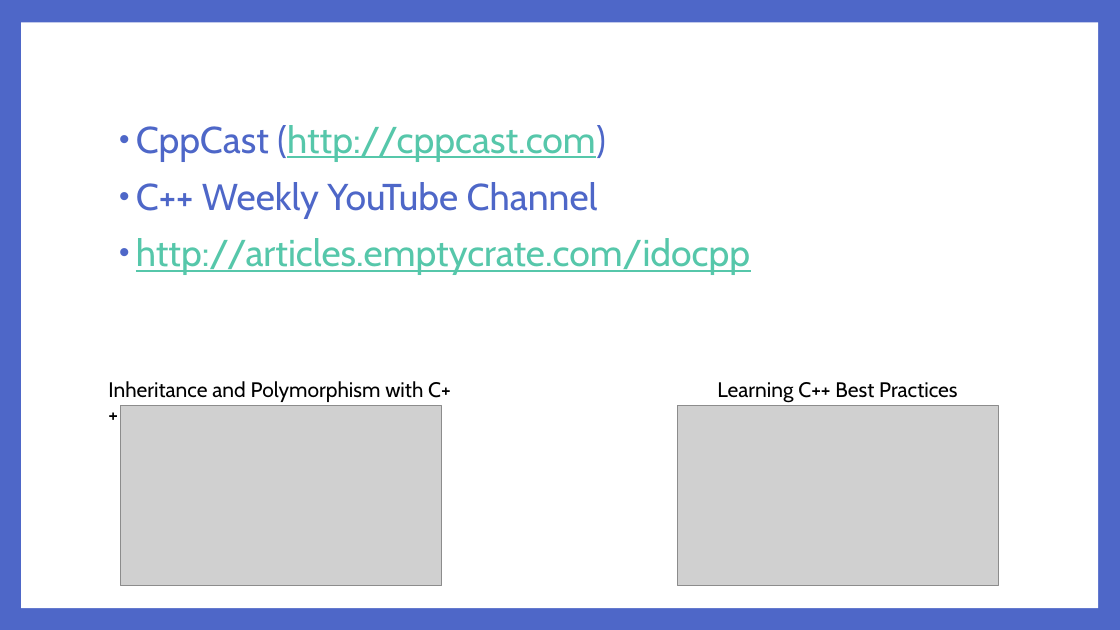
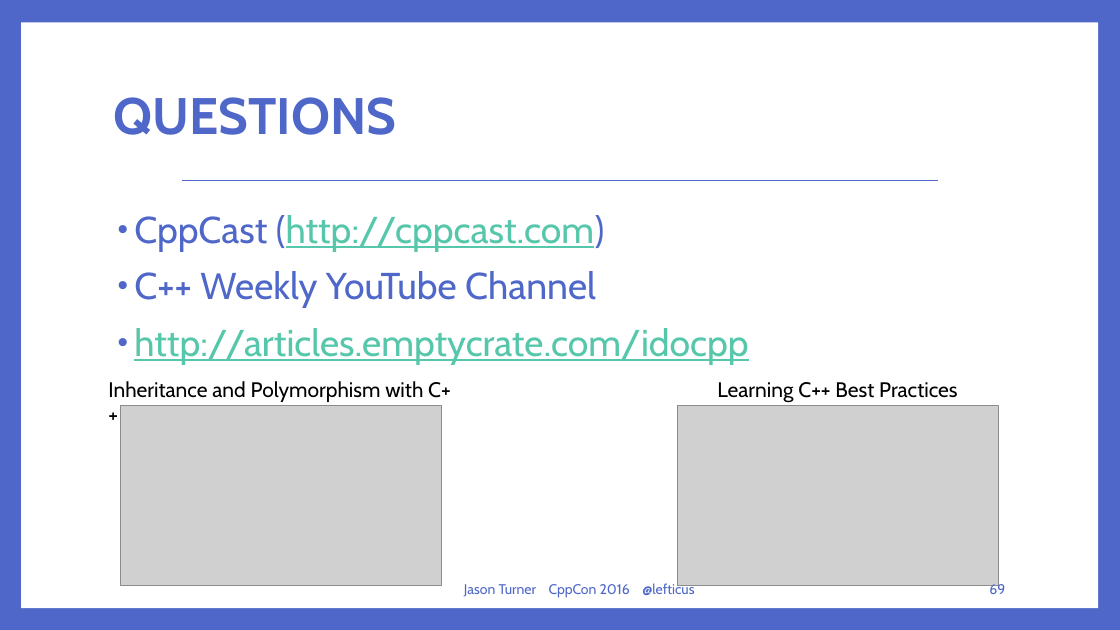
Before and after one commit to lefticus/presentations, a slide deck: slide 69 of RichCodeForTinyMachines/Rich Code For Tiny Computers.pptx (slide 61 before the commit). Drawn at 1120x630 pixels with LibreOffice and Linux fonts; fonts in the diff are those of the drawing; grey boxes stand for pictures. Boxes give left, top, right and bottom in pixels: in the first picture for what was removed or moved away, otherwise in the second. Text is boxed around its words. In the diff, an @@ line names an element or a change of style, - is before the commit and + after.

```diff
--- a/RichCodeForTinyMachines/Rich Code For Tiny Computers.pptx
+++ b/RichCodeForTinyMachines/Rich Code For Tiny Computers.pptx
@@ title added at (113,97,396,135), 44 pt, text #4E67C8, bold @@
+QUESTIONS
@@ text "CppCast (http://cppcast.com)": place and size @@
-text "CppCast (http://cppcast.com)" at (136,125,750,275)
+text "CppCast (http://cppcast.com)" at (134,215,748,364)
@@ line added from (182, 181) to (939, 181), #4E67C8 0.79 pt @@
@@ text added at (464,582,694,598), 12 pt, text #4E67C8 @@
+Jason Turner CppCon 2016 @lefticus
@@ page number added at (989,582,1005,594), 12 pt, text #4E67C8 @@
+69
```
Also in this commit, not shown: 38 other slides changed, 30 slides added, 22 slides removed, 8 other files.
